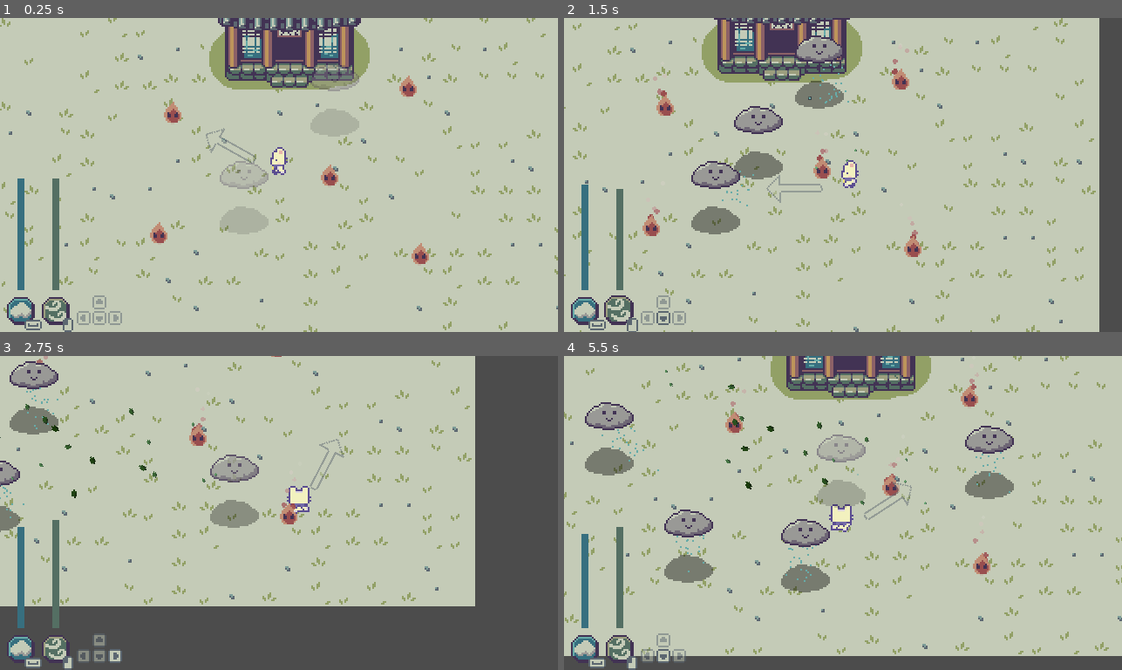
Above: before the commit, frames 1-4 (two rows, left to right).
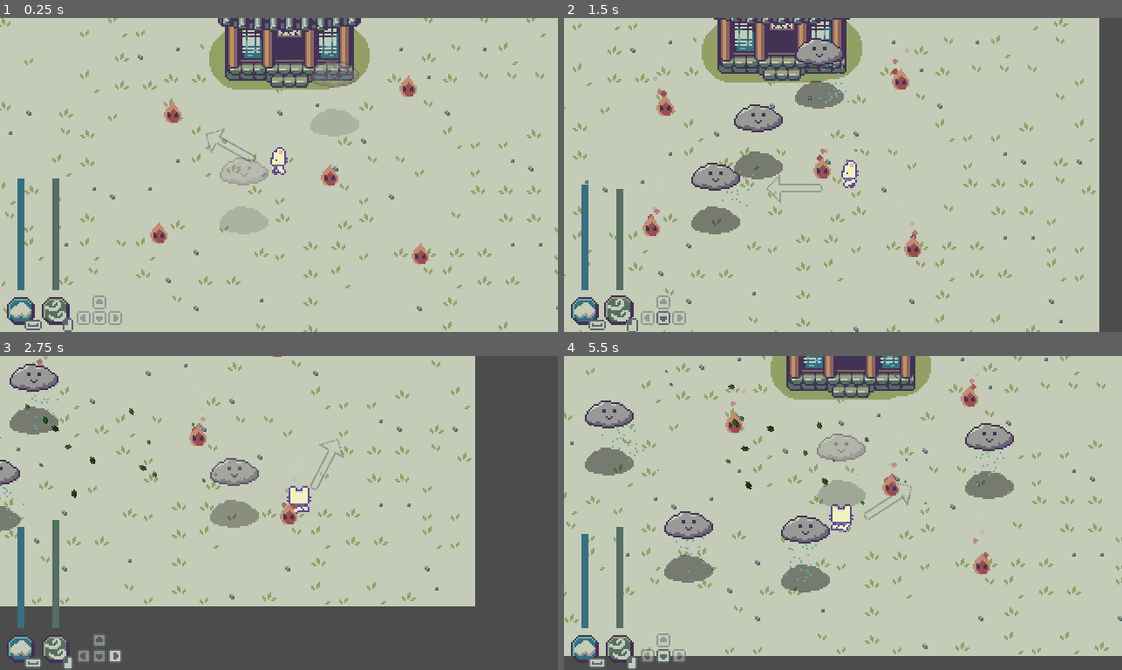
Above: after the commit, the same moments.

Repository: Boyquotes/cloud-keeper
Game: Godot game, scene res://Main.tscn
The game is run twice, just before and just after one commit, with the same random seed, the same clock (stepped at 60 frames per second) and the same inputs.
Inputs (mouse positions are in pixels of both pictures, inside the frame that each line leads up to):
- Up to frame 1 (0.25 s): no input
- Up to frame 2 (1.5 s): move the mouse to (965, 159) at 0.52 s; hold D (move_right) 0.53-1.28 s; tap Space (spawn_cloud) at 0.6 s; move the mouse to (731, 190) at 1.27 s; hold S (move_down) from 1.28 s (still down); click (731, 190) at 1.35 s
- Up to frame 3 (2.75 s): move the mouse to (334, 443) at 2.02 s; release S (move_down) at 2.03 s; hold D (move_right) from 2.03 s (still down); tap Space (spawn_cloud) at 2.1 s
- Up to frame 4 (5.5 s): move the mouse to (815, 575) at 2.77 s; release D (move_right) at 2.78 s; hold W (move_up) 2.78-3.53 s; click (815, 575) at 2.85 s; move the mouse to (1010, 560) at 3.52 s; hold A (move_left) 3.53-5.03 s; tap Space (spawn_cloud) at 3.6, 5.1 s; move the mouse to (675, 465) at 4.27 s; click (675, 465) at 4.35 s; move the mouse to (870, 513) at 5.02 s; hold S (move_down) from 5.03 s (still down)

The runs differ from the first frame. In frame 1, 0.5% of the frame differs, in the area x 39-65%, y 13-55%; in frame 2, 0.9%; in frame 3, 0.8%; in frame 4, 1.4%, in the area x 3-81%, y 14-61%.

Commit message:
Tweaked some cloud anims

Diff:
--- a/src/scenes/cloud/Cloud.tscn
+++ b/src/scenes/cloud/Cloud.tscn
@@ -22,6 +22,38 @@
 orbit_velocity = 0.0
 orbit_velocity_random = 0.0
 color = Color( 0.407843, 0.67451, 0.662745, 1 )
+
+[sub_resource type="Animation" id=7]
+length = 0.001
+tracks/0/type = "value"
+tracks/0/path = NodePath(".:position")
+tracks/0/interp = 1
+tracks/0/loop_wrap = true
+tracks/0/imported = false
+tracks/0/enabled = true
+tracks/0/keys = {
+"times": PoolRealArray( 0 ),
+"transitions": PoolRealArray( 1 ),
+"update": 0,
+"values": [ Vector2( -92, -60 ) ]
+}
+
+[sub_resource type="Animation" id=6]
+resource_name = "float"
+length = 0.8
+loop = true
+tracks/0/type = "value"
+tracks/0/path = NodePath(".:position")
+tracks/0/interp = 2
+tracks/0/loop_wrap = true
+tracks/0/imported = false
+tracks/0/enabled = true
+tracks/0/keys = {
+"times": PoolRealArray( 0, 0.2, 0.4, 0.6 ),
+"transitions": PoolRealArray( 1, 1, 1, 1 ),
+"update": 0,
+"values": [ Vector2( -92, -60 ), Vector2( -92, -62 ), Vector2( -92, -60 ), Vector2( -92, -58 ) ]
+}
 
 [sub_resource type="Animation" id=5]
 length = 0.001
@@ -126,6 +158,11 @@
 hframes = 2
 vframes = 4
 
+[node name="AnimationPlayer" type="AnimationPlayer" parent="Sprite"]
+autoplay = "float"
+anims/RESET = SubResource( 7 )
+anims/float = SubResource( 6 )
+
 [node name="AnimationPlayer" type="AnimationPlayer" parent="."]
 anims/RESET = SubResource( 5 )
 anims/exit = SubResource( 4 )
Not shown: 1 places in src/scenes/cloud/Cloud.tscn that only renumber resources
